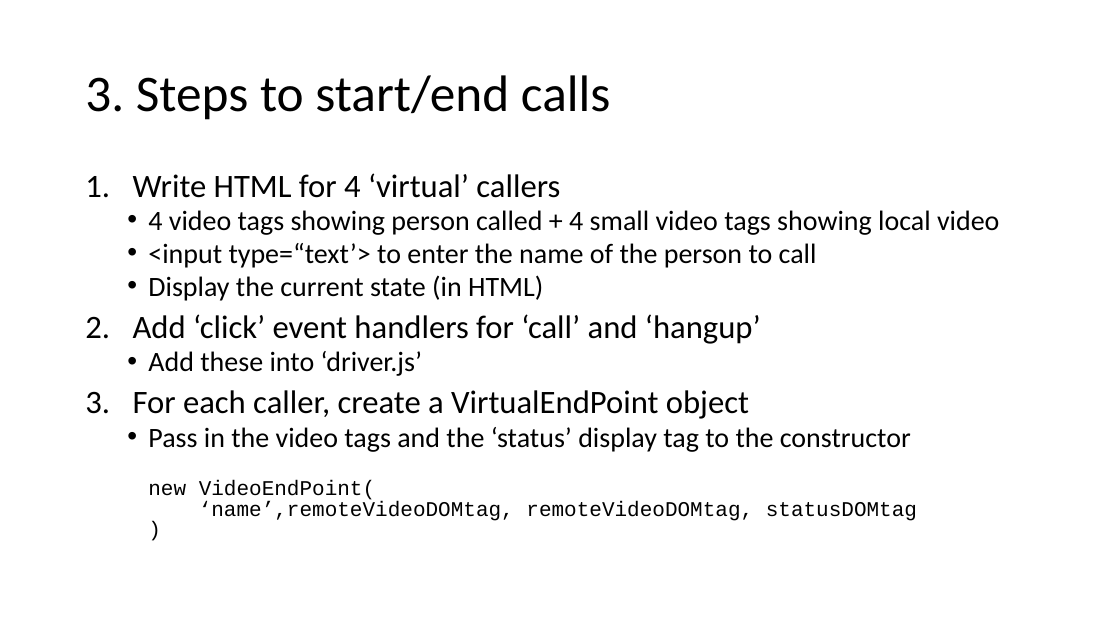
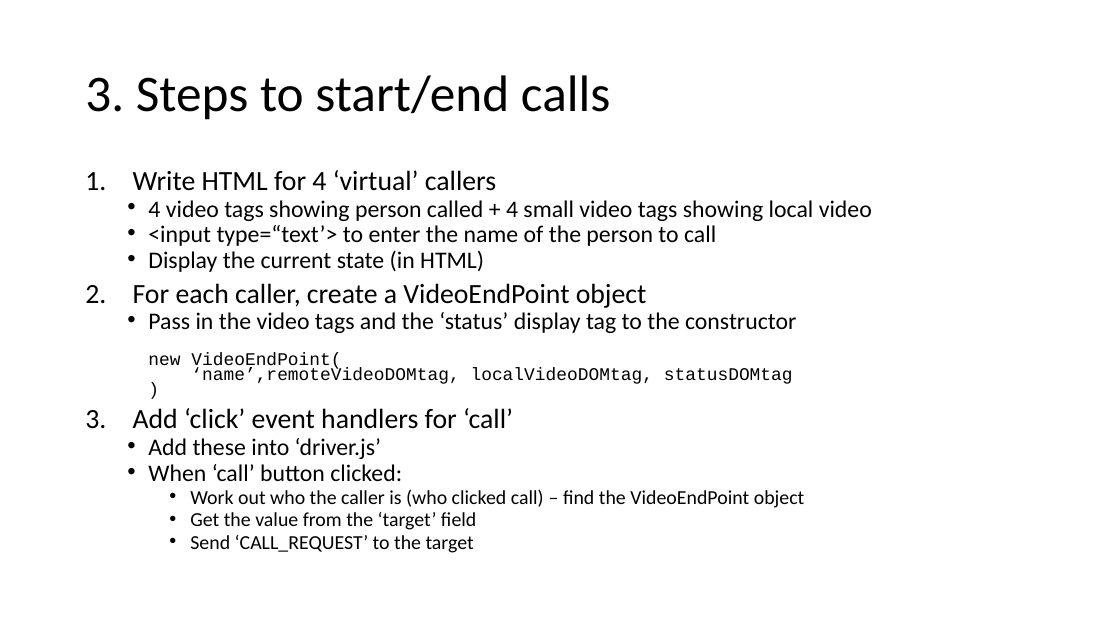
Before and after one commit to ipcortex/fac-workshop-materials, a slide deck: slide 32 of presentations/FAC9 Workshop.pptx. Drawn at 1120x630 pixels with LibreOffice and Linux fonts; fonts in the diff are those of the drawing. Boxes give left, top, right and bottom in pixels: in the first picture for what was removed or moved away, otherwise in the second. Text is boxed around its words. In the diff, an @@ line names an element or a change of style, - is before the commit and + after.

Commit message:
Changes...

```diff
--- a/presentations/FAC9 Workshop.pptx
+++ b/presentations/FAC9 Workshop.pptx
@@ text at (133, 170, 872, 459): size 28 to 23.8 pt in "Write HTML for 4 ‘virtual’ callers"; size 24 to 20.4 pt in "4 video tags showing person called + ...", "<input type=“text’> to enter the name of ...", "Display the current state (in HTML)", "Add these into ‘driver.js’"; line spacing 0.8 to 0.7 @@
@@ text at (133, 283, 796, 429): text changed; size 28 to 23.8 pt @@
-2. Add ‘click’ event handlers for ‘call’ and ‘hangup’
+2. For each caller, create a VideoEndPoint object
+  • Pass in the video tags and the ‘status’ display tag to the constructor
+    new VideoEndPoint(
+    ‘name’,remoteVideoDOMtag, localVideoDOMtag, statusDOMtag
+    )
+3. Add ‘click’ event handlers for ‘call’
@@ text at (148, 464, 805, 553): text changed; size 18 to 17 pt @@
-3. For each caller, create a VirtualEndPoint object
-  • Pass in the video tags and the ‘status’ display tag to the constructor
-    new VideoEndPoint(
-    ‘name’,remoteVideoDOMtag, remoteVideoDOMtag, statusDOMtag
-    )
+  • When ‘call’ button clicked:
+    • Work out who the caller is (who clicked call) – find the VideoEndPoint object
+    • Get the value from the ‘target’ field
+    • Send ‘CALL_REQUEST’ to the target
```
Also in this commit, not shown: 1 slide added.
